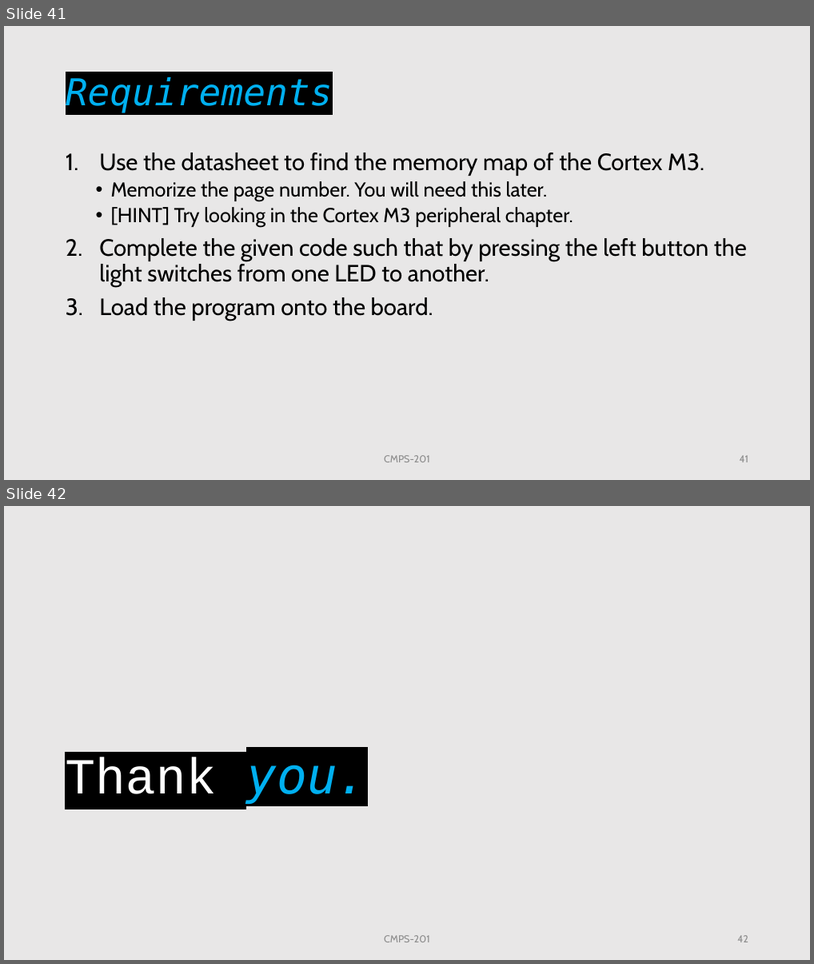
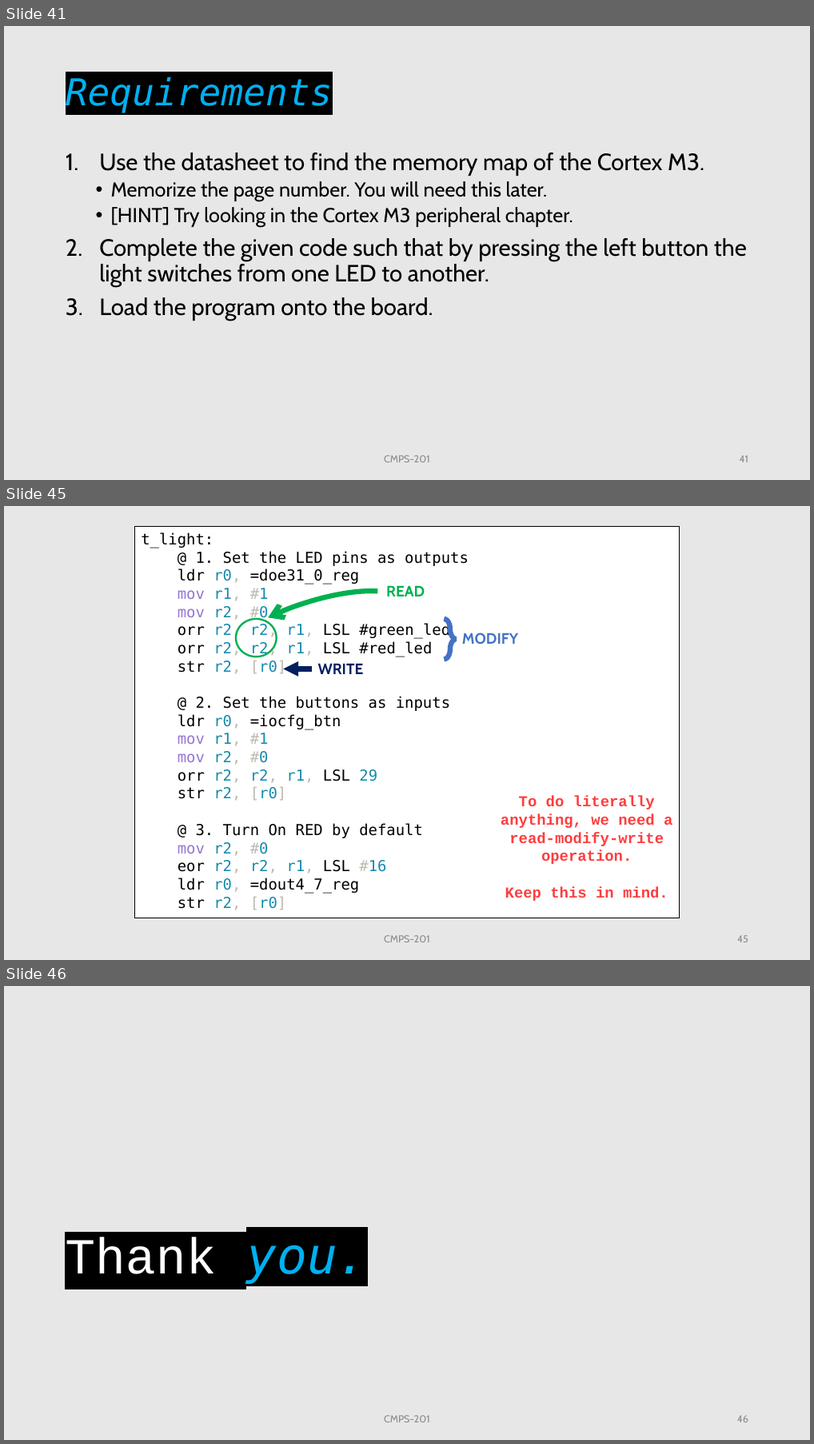
Before and after one commit to OmarAmer01/CMPS201_2023, a slide deck: Lab 4/Lab 4.pptx. Shown one above the other, each under a label of ours: slides 41 and 42 before the commit, slides 41, 45 and 46 after it; the slides between them are not shown. The pictures are 814x964 and 814x1444 pixels, drawn with LibreOffice and Linux fonts; fonts in the diff are those of the drawing. Boxes give left, top, right and bottom in pixels: in the first picture for what was removed or moved away, otherwise in the second. Text is boxed around its words. In the diff, an @@ line names an element or a change of style, - is before the commit and + after.

```diff
--- a/Lab 4/Lab 4.pptx
+++ b/Lab 4/Lab 4.pptx
@@ slide 45 added at (4,506,810,960), background #E9E7E7 @@
@@ rectangle added at (135,527,680,917), fill #FFFFFF, outline #000000 0.75 pt, 18 pt, text #000000 @@
+t_light:
+@ 1. Set the LED pins as outputs
+ldr r0, =doe31_0_reg
+mov r1, #1
+mov r2, #0
+orr r2, r2, r1, LSL #green_led
+orr r2, r2, r1, LSL #red_led
+str r2, [r0]
+@ 2. Set the buttons as inputs
+ldr r0, =iocfg_btn
+mov r1, #1
+mov r2, #0
+orr r2, r2, r1, LSL 29
+str r2, [r0]
+@ 3. Turn On RED by default
+mov r2, #0
+eor r2, r2, r1, LSL #16
+ldr r0, =dout4_7_reg
+str r2, [r0]
@@ arc (boxed as its full ellipse) added at (213,574,412,689), outline #00B050 6 pt @@
@@ text added at (386,585,425,596), 18 pt, text #00B050, bold @@
+READ
@@ ellipse added at (236,619,277,656), outline #00B050 2.25 pt @@
@@ left brace added at (445,619,457,659), outline #4472C4 6 pt @@
@@ text added at (462,632,518,644), 18 pt, text #4472C4, bold @@
+MODIFY
@@ arrow added from (313, 668) to (283, 668), #002060 6 pt @@
@@ text added at (318,663,364,674), 18 pt, text #002060, bold @@
+WRITE
@@ text added at (501,796,673,900), 18 pt, text #FE3D3E, bold @@
+To do literally anything, we need a read-modify-write operation.
+Keep this in mind.
@@ text added at (384,935,430,942), 12 pt, text #8C8C8C @@
+CMPS-201
@@ page number added at (738,935,749,942), 12 pt, text #8C8C8C @@
+45
@@ what was slide 42 is now slide 46 @@
@@ page number at (738,1415,749,1422): text changed @@
-42
+46
```
Also in this commit, not shown: 1 slide changed, 3 other slides added, 1 other file.
